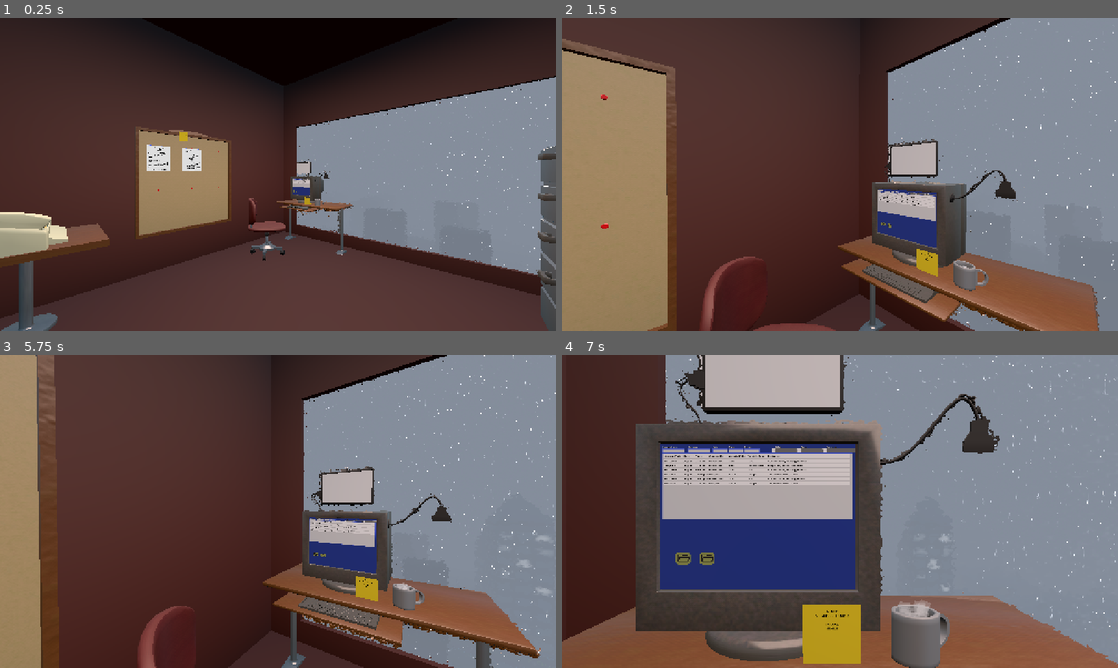
Above: before the commit, frames 1-4 (two rows, left to right).
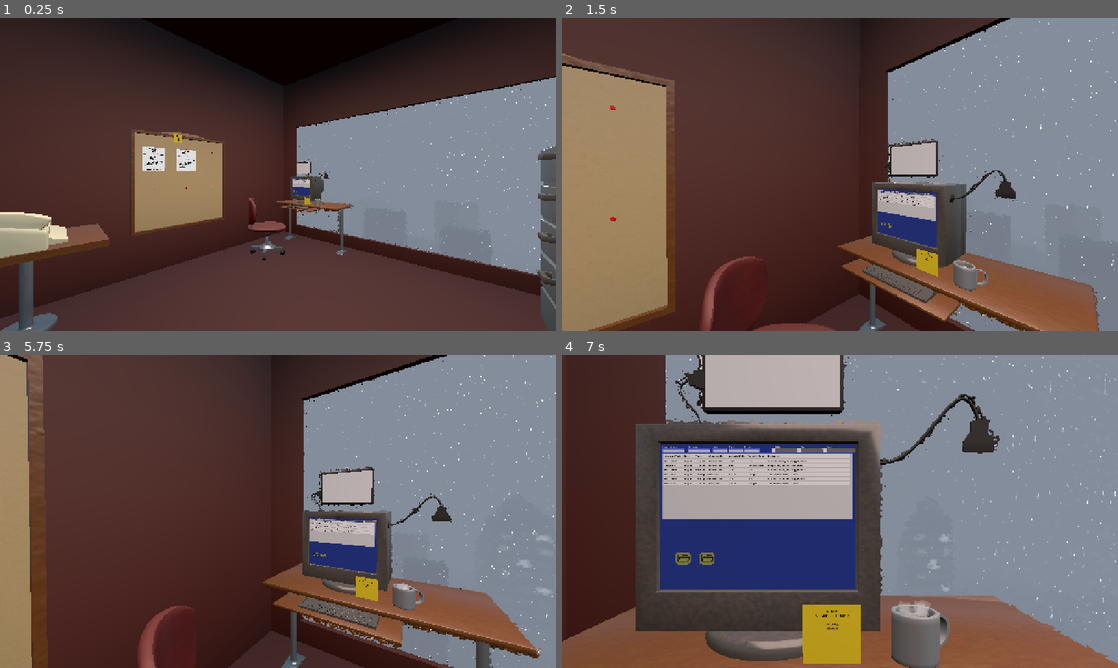
Above: after the commit, the same moments.

Repository: Ciph3rzer0/brackeys-2026.2-trust-no-one
Game: Godot game, scene res://scenes/city.tscn
The game is run twice, just before and just after one commit, with the same random seed, the same clock (stepped at 60 frames per second) and the same inputs. Sound files missing from this copy of the repository are replaced by a short silence.
Inputs (mouse positions are in pixels of both pictures, inside the frame that each line leads up to):
- Up to frame 1 (0.25 s): no input
- Up to frame 2 (1.5 s): tap Enter at 0.5 s; move the mouse to (867, 174) at 0.52 s; hold E (pc_interact) 0.53-1.28 s; hold W (pc_forward) from 0.53 s (still down); click (867, 174) at 0.67 s; tap Space at 0.77 s; move the mouse to (812, 174) at 1.27 s; tap E (pc_interact) at 1.35 s; click (812, 174) at 1.42 s
- Up to frame 3 (5.75 s): tap Space at 1.52, 2.75, 3.02, 3.77, 4.25 s; move the mouse to (289, 505) at 2.02 s; hold E (pc_interact) 2.03-2.78 s; tap Q at 2.1 s; click (289, 505) at 2.17 s; move the mouse to (272, 517) at 2.77 s; tap Ctrl at 2.85 s; click (272, 517) at 2.92 s; tap E (pc_interact) at 3.05, 3.8 s; tap Enter at 3.5, 5 s; move the mouse to (316, 514) at 3.52 s; hold Shift 3.53-4.25 s; click (316, 514) at 3.67 s; tap Escape (ui_cancel) at 4.15 s; release W (pc_forward) at 4.25 s; drag from (111, 464) to (194, 433) at 4.27 s; move the mouse to (305, 511) at 5.02 s; hold S (pc_back) from 5.03 s (still down); hold E (pc_interact) from 5.03 s (still down); click (305, 511) at 5.17 s
- Up to frame 4 (7 s): release S (pc_back) at 5.75 s; release E (pc_interact) at 5.75 s; drag from (756, 433) to (728, 527) at 5.77 s; move the mouse to (962, 495) at 6.52 s; hold W (pc_forward) from 6.53 s (still down); hold Ctrl from 6.53 s (still down); click (962, 495) at 6.67 s; tap Space at 6.77 s; tap E (pc_interact) at 6.8 s

The runs differ from the first frame. In frame 1, 1.4% of the frame differs, in the area x 23-41%, y 35-70%; in frame 2, 2.2%; in frame 3, 2.2%, in the area x 1-11%, y 0-100%; in frame 4, nothing differs.
Error in both runs: Invalid assignment of property or key 'plate' with value of type 'String' on a base object of type 'Resource (Quest)'. (res://autoloads/quest_system.gd:19)

Commit message:
added audio settings as a switch in the office

Diff:
--- a/default_bus_layout.tres
+++ b/default_bus_layout.tres
@@ -1,4 +1,10 @@
 [gd_resource type="AudioBusLayout" format=3 uid="uid://b4iev0nsbwrb7"]
+
+[sub_resource type="AudioEffectLowPassFilter" id="AudioEffectLowPassFilter_options"]
+resource_name = "OptionsMenuLowPass"
+cutoff_hz = 1400.0
+resonance = 0.4
+db = 1
 
 [sub_resource type="AudioEffectLowPassFilter" id="AudioEffectLowPassFilter_j3pel"]
 resource_name = "LowPassFilter"
@@ -14,6 +20,14 @@
 wet = 0.23
 
 [resource]
+bus/0/name = &"Master"
+bus/0/solo = false
+bus/0/mute = false
+bus/0/bypass_fx = false
+bus/0/volume_db = 0.0
+bus/0/send = &""
+bus/0/effect/0/effect = SubResource("AudioEffectLowPassFilter_options")
+bus/0/effect/0/enabled = false
 bus/1/name = &"Music"
 bus/1/solo = false
 bus/1/mute = false
--- a/scenes/office.tscn
+++ b/scenes/office.tscn
@@ -20,6 +20,8 @@
 [ext_resource type="AudioStream" uid="uid://dssagk4uh4quc" path="res://assets/audio/sfx/rain.mp3" id="17_gnmmx"]
 [ext_resource type="Script" uid="uid://bygvj22hqpl6r" path="res://scripts/light_switch.gd" id="18_light_switch"]
 [ext_resource type="AudioStream" uid="uid://qiktvc0aw5rs" path="res://assets/audio/sfx/click-4.wav" id="19_light_click"]
+[ext_resource type="PackedScene" path="res://ui/options_menu.tscn" id="20_options_menu"]
+[ext_resource type="Script" uid="uid://j4v13e1a4n7h" path="res://scripts/options_switch.gd" id="21_options_switch"]
 
 [sub_resource type="StandardMaterial3D" id="StandardMaterial3D_jp1e5"]
 albedo_color = Color(0.7160182, 0.4528712, 0.41109943, 1)
@@ -98,6 +100,23 @@
 stream = ExtResource("19_light_click")
 bus = &"SFX"
 
+[node name="optionsSwitch" type="StaticBody3D" parent="." unique_id=1148509935 groups=["Interactable"]]
+transform = Transform3D(1, 0, 0, 0, 1, 0, 0, 0, 1, 1.859394, 3.202806, -5.727557)
+script = ExtResource("21_options_switch")
+
+[node name="SwitchMesh" type="MeshInstance3D" parent="optionsSwitch" unique_id=994532343]
+transform = Transform3D(0.32175153, 0, 0, 0, 0.32175153, 0, 0, 0, 0.09760539, 0, 0, 0)
+mesh = SubResource("SphereMesh_h45xw")
+
+[node name="CollisionShape3D" type="CollisionShape3D" parent="optionsSwitch" unique_id=843513022]
+shape = SubResource("SphereShape3D_light_switch")
+
+[node name="ClickSound" type="AudioStreamPlayer3D" parent="optionsSwitch" unique_id=1396890103]
+stream = ExtResource("19_light_click")
+bus = &"SFX"
+
+[node name="AudioOptionsMenu" parent="." unique_id=1103850070 instance=ExtResource("20_options_menu")]
+
 [node name="roomLight" type="AreaLight3D" parent="." unique_id=378018363]
 transform = Transform3D(1, 0, 0, 0, -4.371139e-08, 1, 0, -1, -4.371139e-08, 1.060077, 7.32155, -0.91183126)
 light_color = Color(0.9999996, 0.8725206, 0.8106262, 1)
@@ -186,7 +205,7 @@
 surface_material_override/0 = SubResource("ShaderMaterial_kviqm")
 
 [node name="corkboard" parent="." unique_id=1029173645 instance=ExtResource("16_07d2k")]
-transform = Transform3D(1.4151126, 0, 0, 0, 1.4151126, 0, 0, 0, 1.4151126, 5.2616143, 2.8853235, -1.6788815)
+transform = Transform3D(1.4151126, 0, 0, 0, 1.4151126, 0, 0, 0, 1.4151126, 5.65753, 2.8853235, -1.6788815)
 
 [node name="desk" parent="." unique_id=2107914153 instance=ExtResource("4_2knxt")]
 transform = Transform3D(1.7488817, 0, 0, 0, 1.7488817, 0, 0, 0, 1.7488817, 3.3157055, 0.6540642, 2.5794885)
--- /dev/null
+++ b/scripts/options_switch.gd
@@ -0,0 +1,29 @@
+extends Node3D
+
+@export var options_menu_path := NodePath("../AudioOptionsMenu")
+
+@onready var click_sound: AudioStreamPlayer3D = $ClickSound
+
+
+func can_interact(_player: Player) -> bool:
+	return _get_options_menu() != null
+
+
+func get_interaction_text(_player: Player) -> String:
+	var options_menu := _get_options_menu()
+	if options_menu and options_menu.visible:
+		return "press e to close audio options"
+	return "press e to open audio options"
+
+
+func interact(player: Player = null) -> void:
+	var options_menu := _get_options_menu()
+	if !options_menu:
+		return
+
+	click_sound.play()
+	options_menu.call("toggle_menu", player)
+
+
+func _get_options_menu() -> CanvasLayer:
+	return get_node_or_null(options_menu_path) as CanvasLayer
--- a/ui/computer-screen/3d_computer_monitor.gd
+++ b/ui/computer-screen/3d_computer_monitor.gd
@@ -18,6 +18,7 @@
 	_typing_sound_player = AudioStreamPlayer3D.new()
 	_typing_sound_player.name = "TypingSoundPlayer"
 	_typing_sound_player.bus = &"SFX"
+	_typing_sound_player.volume_db = 15.0
 	_typing_sound_player.max_polyphony = 4
 	add_child(_typing_sound_player)
 
--- /dev/null
+++ b/ui/options_menu.gd
@@ -0,0 +1,121 @@
+class_name AudioOptionsMenu
+extends CanvasLayer
+
+const MASTER_BUS := &"Master"
+const MUSIC_BUS := &"Music"
+const SFX_BUS := &"SFX"
+const OPTIONS_LOWPASS_NAME := "OptionsMenuLowPass"
+
+@onready var master_slider: HSlider = %MasterSlider
+@onready var music_slider: HSlider = %MusicSlider
+@onready var sfx_slider: HSlider = %SFXSlider
+@onready var close_button: Button = %CloseButton
+
+var _active_player: Player
+var _opened_frame := -1
+var _master_bus_index := -1
+var _music_bus_index := -1
+var _sfx_bus_index := -1
+
+
+func _ready() -> void:
+	_master_bus_index = AudioServer.get_bus_index(MASTER_BUS)
+	_music_bus_index = AudioServer.get_bus_index(MUSIC_BUS)
+	_sfx_bus_index = AudioServer.get_bus_index(SFX_BUS)
+
+	_sync_slider(master_slider, _master_bus_index)
+	_sync_slider(music_slider, _music_bus_index)
+	_sync_slider(sfx_slider, _sfx_bus_index)
+
+	master_slider.value_changed.connect(_on_master_volume_changed)
+	music_slider.value_changed.connect(_on_music_volume_changed)
+	sfx_slider.value_changed.connect(_on_sfx_volume_changed)
+	close_button.pressed.connect(close_menu)
+	_set_lowpass_enabled(false)
+
+
+func _process(_delta: float) -> void:
+	if !visible or Engine.get_process_frames() <= _opened_frame:
+		return
+
+	if Input.is_action_just_pressed("pc_interact") or Input.is_action_just_pressed("ui_cancel"):
+		close_menu()
+
+
+func toggle_menu(player: Player = null) -> void:
+	if visible:
+		close_menu()
+	else:
+		open_menu(player)
+
+
+func open_menu(player: Player = null) -> void:
+	_active_player = player
+	_opened_frame = Engine.get_process_frames()
+	visible = true
+	_set_lowpass_enabled(true)
+	if _active_player:
+		_active_player.set_mouse_free(true)
+	master_slider.grab_focus()
+
+
+func close_menu() -> void:
+	if !visible:
+		return
+
+	visible = false
+	_set_lowpass_enabled(false)
+	if is_instance_valid(_active_player):
+		_active_player.set_mouse_free(false)
+	_active_player = null
+
+
+func _exit_tree() -> void:
+	_set_lowpass_enabled(false)
+
+
+func _sync_slider(slider: HSlider, bus_index: int) -> void:
+	if bus_index < 0:
+		slider.editable = false
+		return
+
+	if AudioServer.is_bus_mute(bus_index):
+		slider.value = 0.0
+	else:
+		var linear_volume := db_to_linear(AudioServer.get_bus_volume_db(bus_index))
+		slider.value = clampf(linear_volume * 100.0, 0.0, 100.0)
+
+
+func _set_bus_volume(bus_index: int, slider_value: float) -> void:
+	if bus_index < 0:
+		return
+
+	var linear_volume := slider_value / 100.0
+	var should_mute := is_zero_approx(linear_volume)
+	AudioServer.set_bus_mute(bus_index, should_mute)
+	AudioServer.set_bus_volume_db(bus_index, linear_to_db(maxf(linear_volume, 0.0001)))
+
+
+func _set_lowpass_enabled(enabled: bool) -> void:
+	if _master_bus_index < 0:
+		_master_bus_index = AudioServer.get_bus_index(MASTER_BUS)
+	if _master_bus_index < 0:
+		return
+
+	for effect_index in AudioServer.get_bus_effect_count(_master_bus_index):
+		var effect := AudioServer.get_bus_effect(_master_bus_index, effect_index)
+		if effect is AudioEffectLowPassFilter and effect.resource_name == OPTIONS_LOWPASS_NAME:
+			AudioServer.set_bus_effect_enabled(_master_bus_index, effect_index, enabled)
+			return
+
+
+func _on_master_volume_changed(value: float) -> void:
+	_set_bus_volume(_master_bus_index, value)
+
+
+func _on_music_volume_changed(value: float) -> void:
+	_set_bus_volume(_music_bus_index, value)
+
+
+func _on_sfx_volume_changed(value: float) -> void:
+	_set_bus_volume(_sfx_bus_index, value)
--- /dev/null
+++ b/ui/options_menu.tscn
@@ -0,0 +1,120 @@
+[gd_scene load_steps=3 format=3]
+
+[ext_resource type="Script" path="res://ui/options_menu.gd" id="1_options"]
+
+[sub_resource type="StyleBoxFlat" id="StyleBoxFlat_panel"]
+bg_color = Color(0.075, 0.085, 0.105, 0.97)
+border_width_left = 2
+border_width_top = 2
+border_width_right = 2
+border_width_bottom = 2
+border_color = Color(0.42, 0.48, 0.58, 1)
+corner_radius_top_left = 8
+corner_radius_top_right = 8
+corner_radius_bottom_right = 8
+corner_radius_bottom_left = 8
+
+[node name="AudioOptionsMenu" type="CanvasLayer"]
+visible = false
+layer = 20
+script = ExtResource("1_options")
+
+[node name="Dimmer" type="ColorRect" parent="."]
+anchors_preset = 15
+anchor_right = 1.0
+anchor_bottom = 1.0
+grow_horizontal = 2
+grow_vertical = 2
+color = Color(0, 0, 0, 0.58)
+
+[node name="CenterContainer" type="CenterContainer" parent="Dimmer"]
+layout_mode = 1
+anchors_preset = 15
+anchor_right = 1.0
+anchor_bottom = 1.0
+grow_horizontal = 2
+grow_vertical = 2
+
+[node name="PanelContainer" type="PanelContainer" parent="Dimmer/CenterContainer"]
+custom_minimum_size = Vector2(480, 0)
+layout_mode = 2
+theme_override_styles/panel = SubResource("StyleBoxFlat_panel")
+
+[node name="MarginContainer" type="MarginContainer" parent="Dimmer/CenterContainer/PanelContainer"]
+layout_mode = 2
+theme_override_constants/margin_left = 30
+theme_override_constants/margin_top = 24
+theme_override_constants/margin_right = 30
+theme_override_constants/margin_bottom = 24
+
+[node name="VBoxContainer" type="VBoxContainer" parent="Dimmer/CenterContainer/PanelContainer/MarginContainer"]
+layout_mode = 2
+theme_override_constants/separation = 18
+
+[node name="Title" type="Label" parent="Dimmer/CenterContainer/PanelContainer/MarginContainer/VBoxContainer"]
+layout_mode = 2
+theme_override_font_sizes/font_size = 30
+text = "Audio Options"
+horizontal_alignment = 1
+uppercase = true
+
+[node name="Separator" type="HSeparator" parent="Dimmer/CenterContainer/PanelContainer/MarginContainer/VBoxContainer"]
+layout_mode = 2
+
+[node name="GridContainer" type="GridContainer" parent="Dimmer/CenterContainer/PanelContainer/MarginContainer/VBoxContainer"]
+layout_mode = 2
+theme_override_constants/h_separation = 24
+theme_override_constants/v_separation = 14
+columns = 2
+
+[node name="MasterLabel" type="Label" parent="Dimmer/CenterContainer/PanelContainer/MarginContainer/VBoxContainer/GridContainer"]
+layout_mode = 2
+text = "Master"
+
+[node name="MasterSlider" type="HSlider" parent="Dimmer/CenterContainer/PanelContainer/MarginContainer/VBoxContainer/GridContainer"]
+unique_name_in_owner = true
+custom_minimum_size = Vector2(290, 36)
+layout_mode = 2
+size_flags_horizontal = 3
+max_value = 100.0
+step = 1.0
+value = 100.0
+
+[node name="MusicLabel" type="Label" parent="Dimmer/CenterContainer/PanelContainer/MarginContainer/VBoxContainer/GridContainer"]
+layout_mode = 2
+text = "Music"
+
+[node name="MusicSlider" type="HSlider" parent="Dimmer/CenterContainer/PanelContainer/MarginContainer/VBoxContainer/GridContainer"]
+unique_name_in_owner = true
+custom_minimum_size = Vector2(290, 36)
+layout_mode = 2
+size_flags_horizontal = 3
+max_value = 100.0
+step = 1.0
+value = 100.0
+
+[node name="SFXLabel" type="Label" parent="Dimmer/CenterContainer/PanelContainer/MarginContainer/VBoxContainer/GridContainer"]
+layout_mode = 2
+text = "SFX"
+
+[node name="SFXSlider" type="HSlider" parent="Dimmer/CenterContainer/PanelContainer/MarginContainer/VBoxContainer/GridContainer"]
+unique_name_in_owner = true
+custom_minimum_size = Vector2(290, 36)
+layout_mode = 2
+size_flags_horizontal = 3
+max_value = 100.0
+step = 1.0
+value = 100.0
+
+[node name="Hint" type="Label" parent="Dimmer/CenterContainer/PanelContainer/MarginContainer/VBoxContainer"]
+layout_mode = 2
+theme_override_colors/font_color = Color(0.72, 0.75, 0.82, 1)
+theme_override_font_sizes/font_size = 14
+text = "PRESS E OR ESCAPE TO RETURN"
+horizontal_alignment = 1
+
+[node name="CloseButton" type="Button" parent="Dimmer/CenterContainer/PanelContainer/MarginContainer/VBoxContainer"]
+unique_name_in_owner = true
+custom_minimum_size = Vector2(0, 42)
+layout_mode = 2
+text = "CLOSE"
Not shown, added: scripts/options_switch.gd.uid
Not shown, added: ui/options_menu.gd.uid
